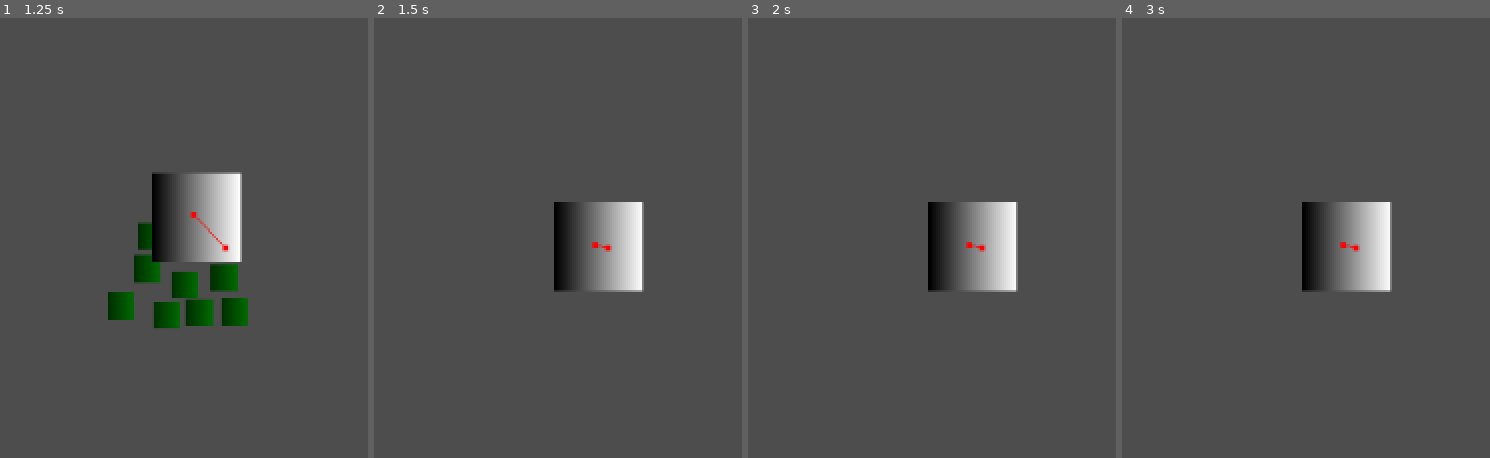
Above: before the commit, frames 1-4 (left to right).
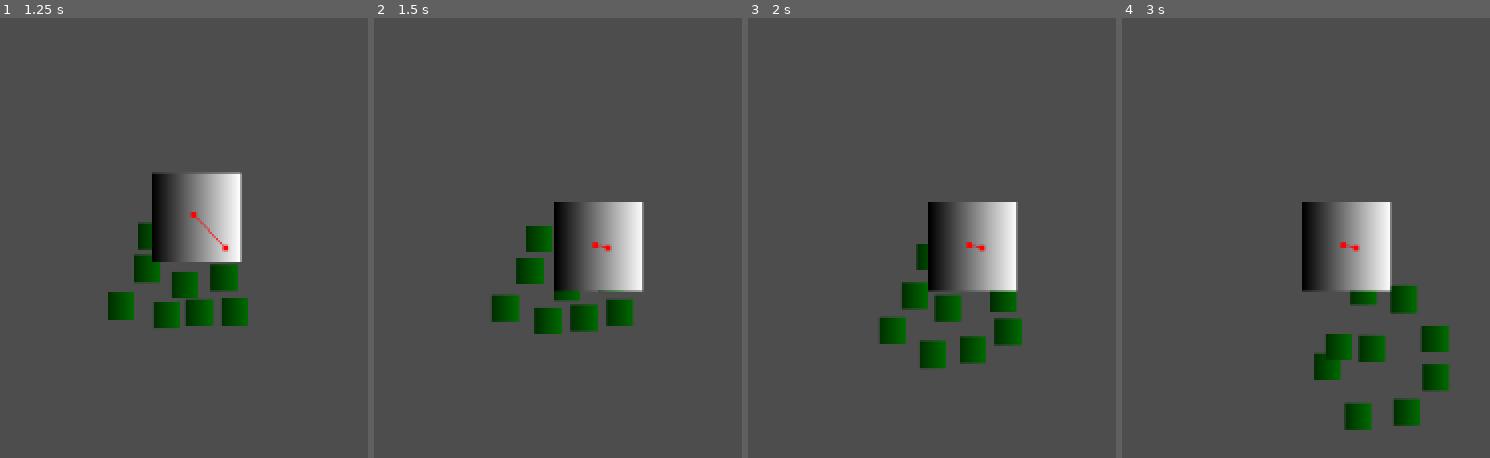
Above: after the commit, the same moments.

Repository: ViviFar/GodotWildJam66
Game: Godot game, scene res://scenes/main_game.tscn
Same seed, same stepped clock (60 frames per second), same inputs: the game is played once before the commit and once after it. The project has no main scene, so this scene is started directly.
Inputs (mouse positions are in pixels of both pictures, inside the frame that each line leads up to):
- Up to frame 1 (1.25 s): move the mouse to (outside the picture) at 0.52 s; hold Right (ui_right) from 0.53 s (still down)
- Up to frame 2 (1.5 s): move the mouse to (outside the picture) at 1.27 s; release Right (ui_right) at 1.28 s; hold Down (ui_down) from 1.28 s (still down)
- Up to frame 3 (2 s): keep holding Down (ui_down)
- Up to frame 4 (3 s): move the mouse to (outside the picture) at 2.02 s; release Down (ui_down) at 2.03 s; hold Right (ui_right) 2.03-2.78 s; move the mouse to (outside the picture) at 2.77 s; hold Up (ui_up) from 2.78 s (still down)

Frame 1 is identical in both runs. In frame 2, 2.9% of the frame differs, in the area x 32-71%, y 47-72%; in frame 3, 3.3%; in frame 4, 3.9%, in the area x 52-90%, y 60-94%.

Commit message:
correct ants disappearing bug

Diff:
--- a/scripts/Spider.gd
+++ b/scripts/Spider.gd
@@ -33,7 +33,7 @@
 	target = null
 	set_physics_process(false)
 	await get_tree().create_timer(5).timeout
-	set_physics_process(false)
+	set_physics_process(true)
 
 
 func _physics_process(delta) -> void:
--- a/scripts/ant.gd
+++ b/scripts/ant.gd
@@ -4,7 +4,7 @@
 
 var neighbors
 var neighbors_directions
-const N = 20
+var N = 20
 var sigma_repulsion = 6.6
 var weight_repulsion = 20.0
 var weight_cohesion = 10.0
@@ -22,19 +22,17 @@
 
 func _ready():
 	ants.erase(self)
-	self.connect("tree_exiting", selfDestruct)
-	#for ant in ants:
-	#	ant.connect("tree_exited", onAntDestroyed)
+	for ant in ants:
+		ant.connect("tree_exited", onAntDestroyed)
 
 func onAntDestroyed()->void:
 	var tree = get_tree()
 	if(tree):
 		ants = tree.get_nodes_in_group("ants")
-		if(ants):
-			find_neighbors()
+		ants.erase(self)
+		if len(ants) > N:
+			N = len(ants)
 
-func selfDestruct():
-	print(self.name + "self destruct")
 
 func find_neighbors():
 	'''
@@ -45,9 +43,6 @@
 	var neighbor_dist
 	var neighbor
 	for ant in ants:
-		if(!ant):
-			ants = get_tree().get_nodes_in_group("ants")
-			break
 		# If we do not have 6 neighbors yet, simply add it
 		if len(neighbors) < N:
 			neighbors.append(ant)
